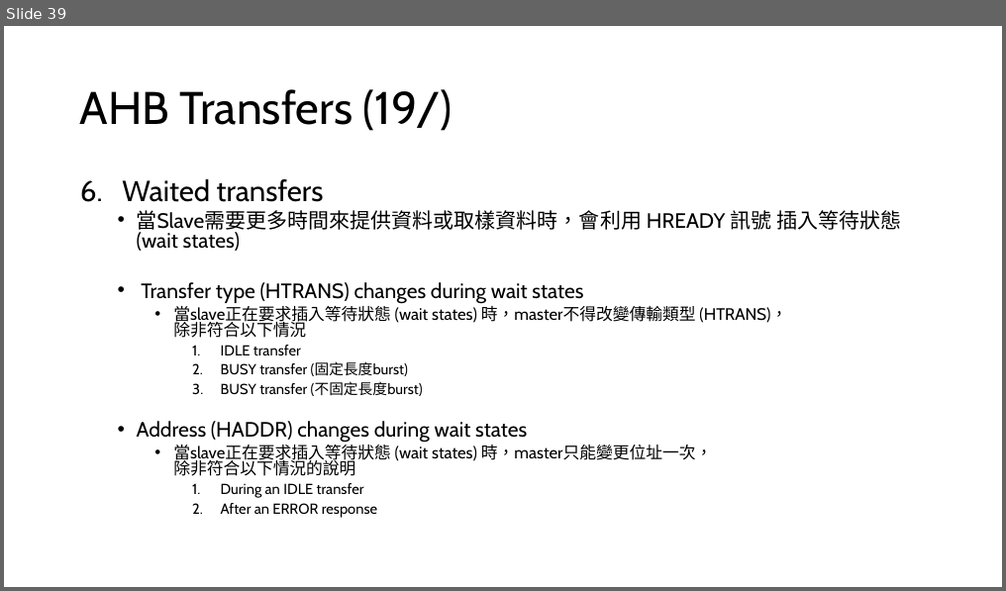
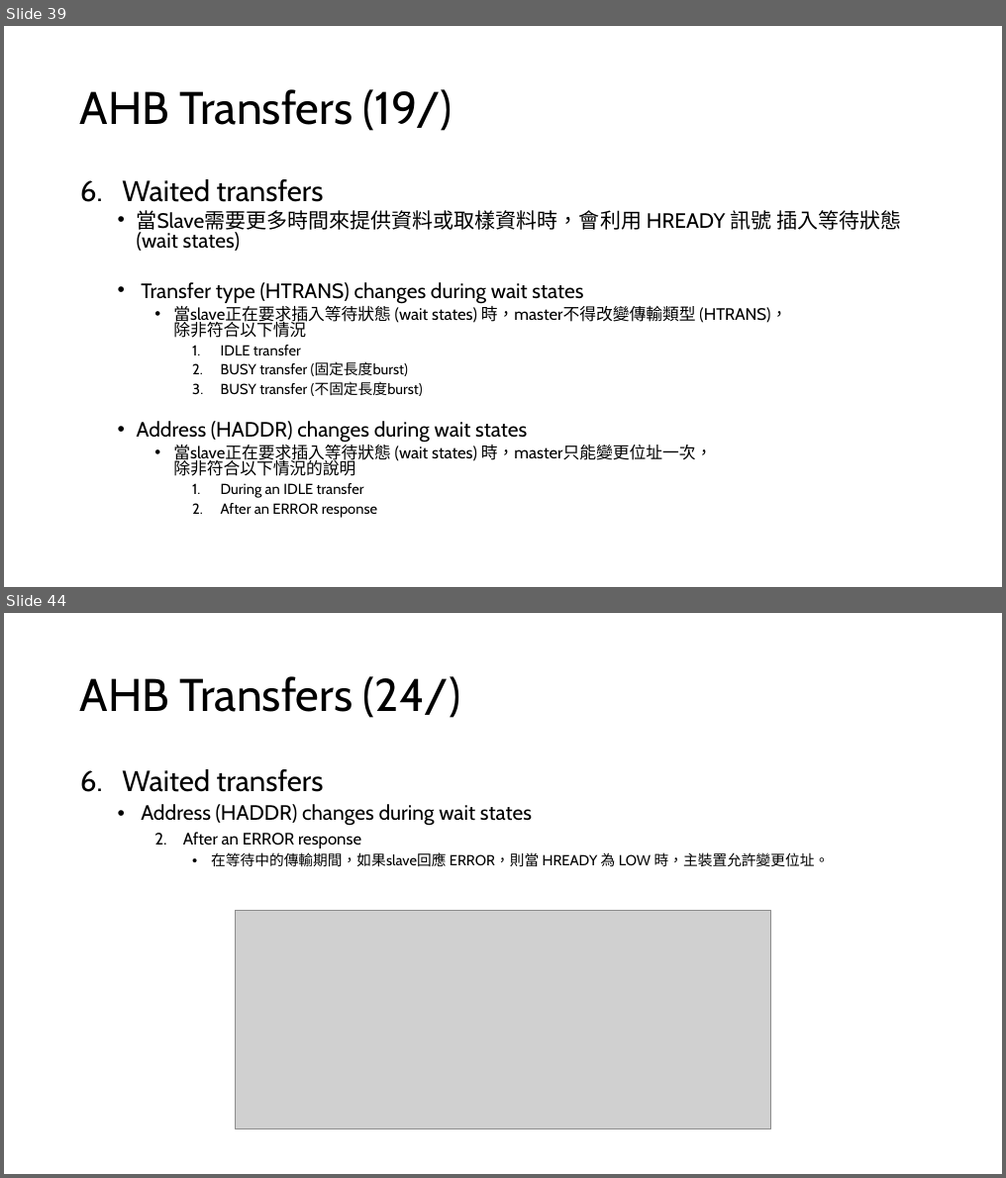
Before and after one commit to s9001055/DV_learning, a slide deck: AMBA/AMBA_learning.pptx. Shown one above the other, each under a label of ours: slide 39 before the commit, slides 39 and 44 after it; the slides between them are not shown. The pictures are 1006x591 and 1006x1178 pixels, drawn with LibreOffice and Linux fonts; fonts in the diff are those of the drawing; grey boxes stand for pictures. Boxes give left, top, right and bottom in pixels: in the first picture for what was removed or moved away, otherwise in the second. Text is boxed around its words. In the diff, an @@ line names an element or a change of style, - is before the commit and + after.

Commit message:
Modify: AMBA/AMBA_learning.pptx 1. Add chapter2 AHB Waited transfers 2. Add chapter2 AHB Protection control

```diff
--- a/AMBA/AMBA_learning.pptx
+++ b/AMBA/AMBA_learning.pptx
@@ slide 44 added at [4, 613, 1002, 1174], background #FFFFFF @@
@@ title added at [80, 676, 461, 718], 44 pt, text #000000 @@
+AHB Transfers (24/)
@@ text added at [122, 769, 830, 867], 14 pt, text #000000 @@
+6. Waited transfers
+  • Address (HADDR) changes during wait states
+    2. After an ERROR response
+      • 在等待中的傳輸期間，如果slave回應 ERROR，則當 HREADY 為 LOW 時，主裝置允許變更位址。
@@ picture added at [236, 910, 770, 1130] @@
```
Also in this commit, not shown: 5 other slides added, 1 other file.
